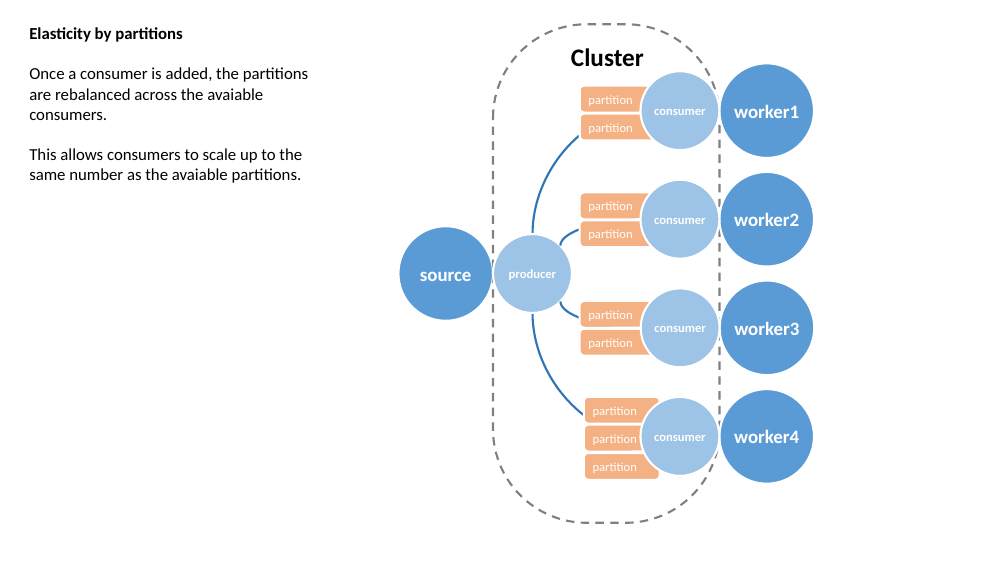
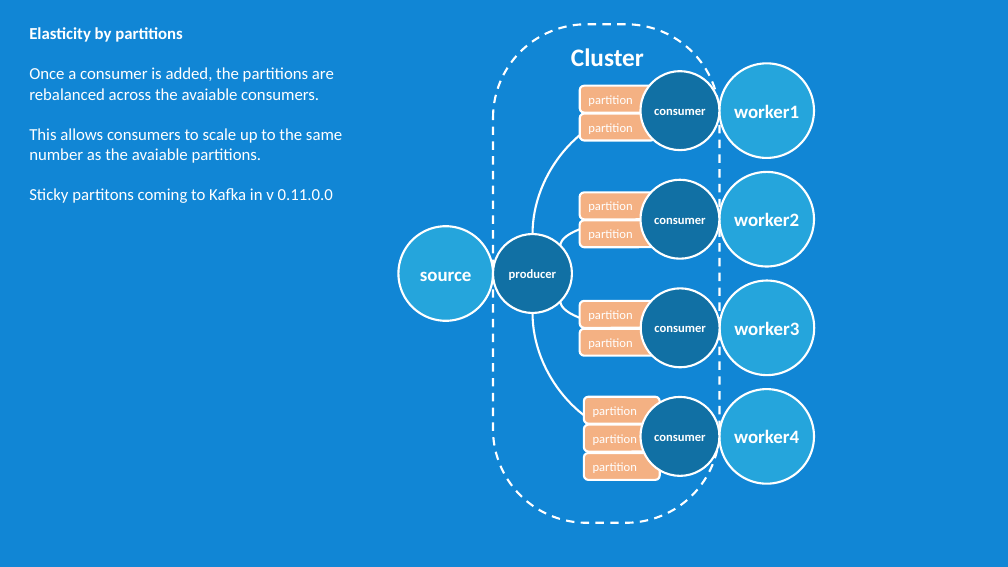
Before and after one commit to rogeralsing/Presentations, a slide deck: slide 19 of ClusterSoftware/clustersoftware.pptx (slide 8 before the commit). Drawn at 1008x567 pixels with LibreOffice and Linux fonts; fonts in the diff are those of the drawing. Boxes give left, top, right and bottom in pixels: in the first picture for what was removed or moved away, otherwise in the second. Text is boxed around its words. In the diff, an @@ line names an element or a change of style, - is before the commit and + after.

```diff
--- a/ClusterSoftware/clustersoftware.pptx
+++ b/ClusterSoftware/clustersoftware.pptx
@@ background #FFFFFF to #1186D5 @@
@@ text at box(29, 27, 342, 163): text colour #000000 to #FFFFFF in "Elasticity by partitions", "Once a consumer is added, the partitions ...", "This allows consumers to scale up to ..." @@
@@ rounded rectangle at box(493, 24, 720, 523): outline #808080 2 pt dashed to #FFFFFF 2 pt dashed @@
@@ text "Cluster" at box(571, 48, 644, 66): text colour #000000 to #FFFFFF @@
@@ curved arrow (532, 234) - (640, 110): stroke #2E75B6 2 pt to #FFFFFF 2 pt @@
@@ text at box(29, 188, 333, 203): paragraph added @@
+Sticky partitons coming to Kafka in v 0.11.0.0
@@ curved arrow (560, 246) - (640, 219): stroke #2E75B6 2 pt to #FFFFFF 2 pt @@
@@ fill #9DC3E6 to #1170A4 in 5 elements at box(493, 234, 572, 313), box(640, 71, 719, 150), box(640, 397, 719, 476), box(640, 180, 719, 259), box(641, 288, 720, 367) @@
@@ fill #5B9BD5 to #25A5DC in 5 elements at box(399, 226, 493, 321), box(720, 64, 814, 158), box(720, 389, 814, 484), box(720, 172, 814, 266), box(720, 281, 814, 375) @@
@@ curved arrow (532, 313) - (640, 436): stroke #2E75B6 2 pt to #FFFFFF 2 pt @@
@@ curved arrow (560, 302) - (641, 328): stroke #2E75B6 2 pt to #FFFFFF 2 pt @@
```
Also in this commit, not shown: 10 other slides changed, 23 slides added, 1 slide removed, 1 other file.
